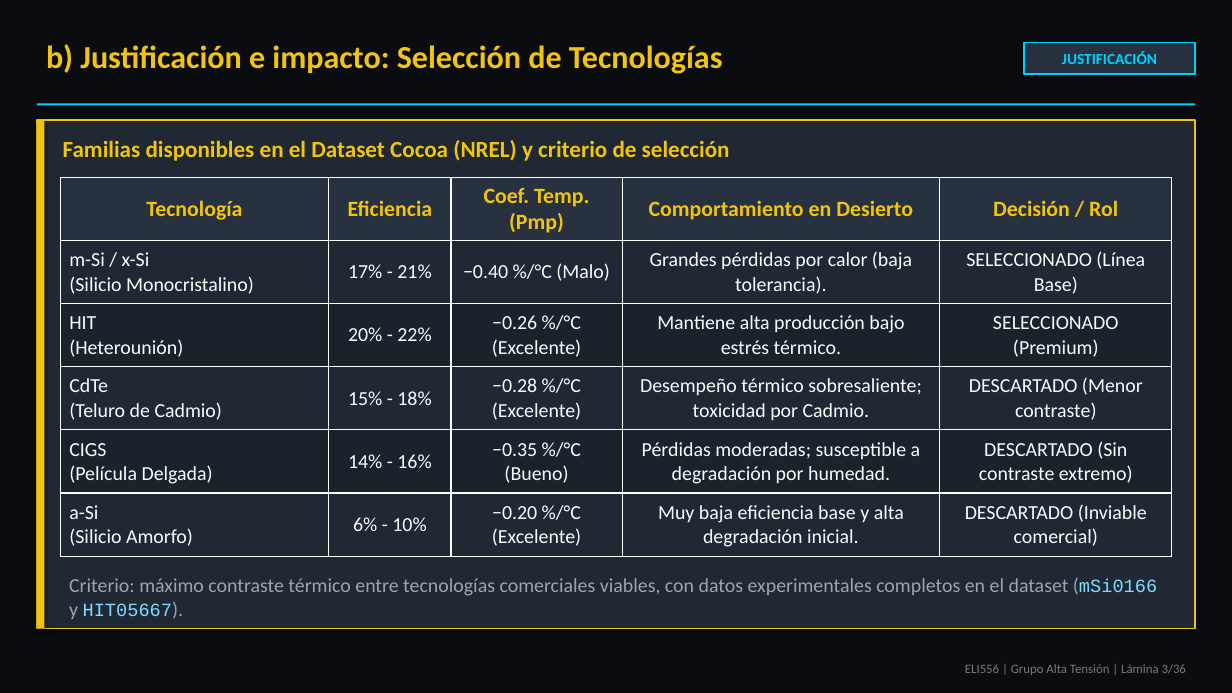
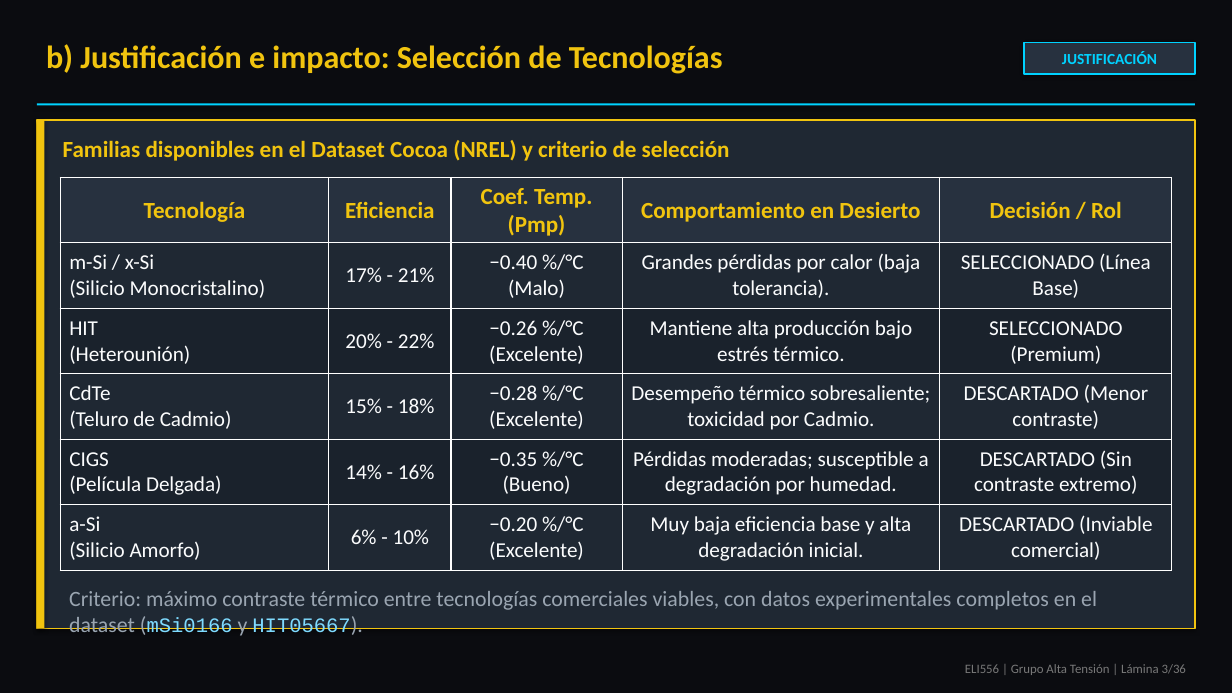
Before and after one commit to theChosen16/t2-paneles, a slide deck: slide 3 of output/Presentacion_Final_ELI556_Atacama_POA_Tarea2_revisado.pptx. Drawn at 1232x693 pixels with LibreOffice and Linux fonts; fonts in the diff are those of the drawing. Boxes give left, top, right and bottom in pixels: in the first picture for what was removed or moved away, otherwise in the second. Text is boxed around its words. In the diff, an @@ line names an element or a change of style, - is before the commit and + after.

Commit message:
style: optimize presentation font sizes, diagram box layouts, and crop circuit equivalent diagram

```diff
--- a/output/Presentacion_Final_ELI556_Atacama_POA_Tarea2_revisado.pptx
+++ b/output/Presentacion_Final_ELI556_Atacama_POA_Tarea2_revisado.pptx
@@ table at (60, 177, 1172, 570) @@
@@ size 17 to 18 pt in "Tecnología", "Eficiencia", "Coef. Temp. (Pmp)", "Comportamiento en Desierto" and 1 more places @@
@@ size 15.5 to 16.5 pt in "m-Si / x-Si (Silicio Monocristalino)", "17% - 21%", "−0.40 %/°C (Malo)", "Grandes pérdidas por calor (baja tolerancia)." and 21 more places @@
@@ text "Criterio: máximo contraste térmico entre ...": place and size @@
-text "Criterio: máximo contraste térmico entre ..." at (69, 578, 1157, 619)
+text "Criterio: máximo contraste térmico entre ..." at (69, 591, 1097, 636)
@@ text "Criterio: máximo contraste térmico entre ..." at (69, 591, 1097, 636): size 15.5 to 17 pt in "Criterio: máximo contraste térmico entre tecnologías comerci ..."; size 14.5 to 16 pt in "(mSi0166 HIT05667)." @@
```
Also in this commit, not shown: 31 other slides changed, 10 other files.
